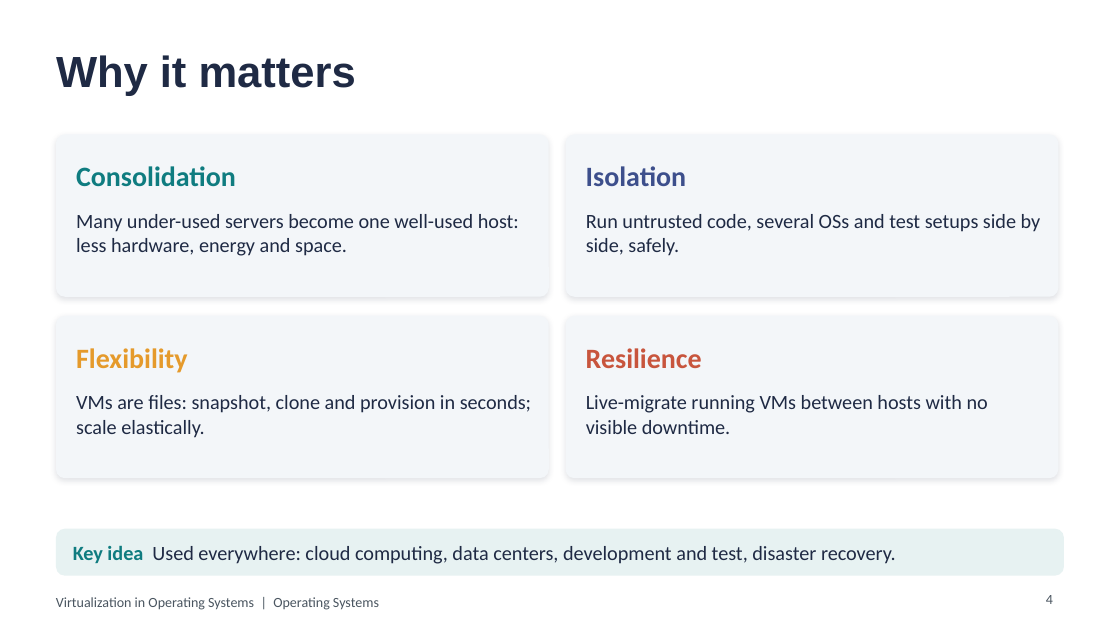
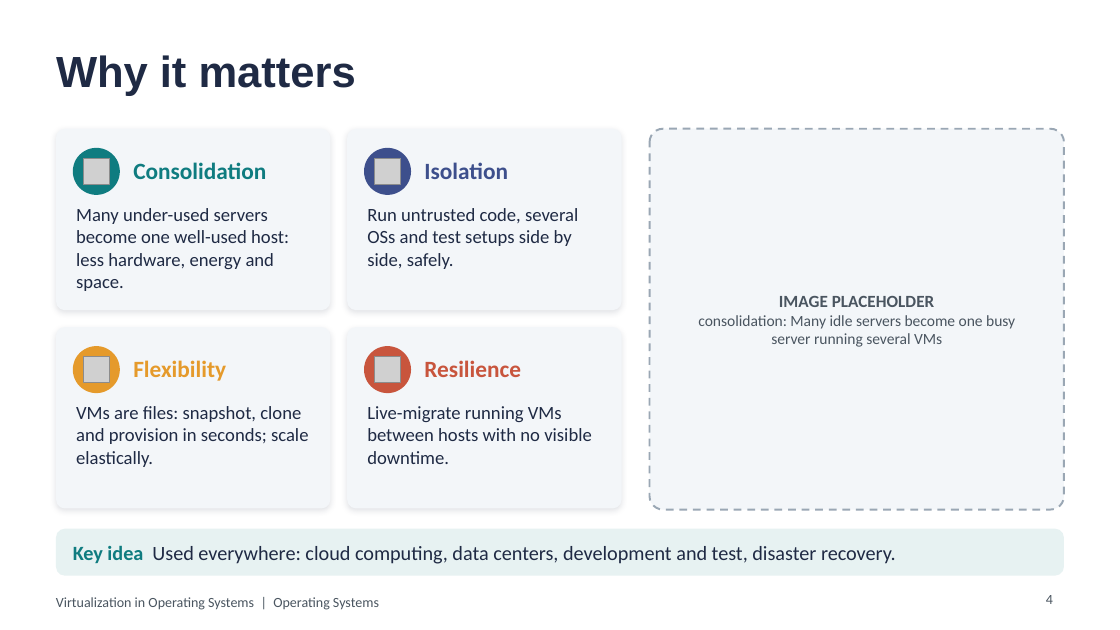
Before and after one commit to aliyassine22/OS-Virtualization, a slide deck: slide 4 of presentation/powerpoint/Virtualization_in_OS.pptx. Drawn at 1120x630 pixels with LibreOffice and Linux fonts; fonts in the diff are those of the drawing; grey boxes stand for pictures. Boxes give left, top, right and bottom in pixels: in the first picture for what was removed or moved away, otherwise in the second. Text is boxed around its words. In the diff, an @@ line names an element or a change of style, - is before the commit and + after.

```diff
--- a/presentation/powerpoint/Virtualization_in_OS.pptx
+++ b/presentation/powerpoint/Virtualization_in_OS.pptx
@@ rounded rectangle: place and size @@
-rounded rectangle at (56, 134, 549, 297)
+rounded rectangle at (56, 129, 330, 310)
@@ rounded rectangle at (56, 129, 330, 310): proportions changed @@
@@ ellipse added at (73, 148, 120, 195), fill #0F7C80 @@
@@ text "Consolidation": place and size @@
-text "Consolidation" at (76, 166, 236, 187)
+text "Consolidation" at (133, 162, 266, 179)
@@ rounded rectangle added at (347, 129, 622, 310), fill #F3F6F9 @@
@@ ellipse added at (364, 148, 411, 195), fill #3D4F8C @@
@@ text "Isolation": place and size @@
-text "Isolation" at (586, 166, 686, 186)
+text "Isolation" at (424, 162, 508, 179)
@@ rounded rectangle removed at (566, 134, 1058, 297) @@
@@ rounded rectangle added at (650, 129, 1064, 510), fill #F3F6F9, outline #9AA7B4 1.25 pt dashed @@
@@ picture added at (83, 158, 110, 185) @@
@@ picture added at (374, 158, 401, 185) @@
@@ text "Run untrusted code, several OSs ...": place and size @@
-text "Run untrusted code, several OSs ..." at (586, 214, 1041, 256)
+text "Run untrusted code, several OSs ..." at (367, 208, 578, 269)
@@ text added at (698, 296, 1015, 347), 10 pt, text #4A5560 @@
+IMAGE PLACEHOLDER
+consolidation: Many idle servers become one busy server running several VMs
@@ rounded rectangle at (56, 327, 330, 508): proportions changed @@
@@ rounded rectangle: place and size @@
-rounded rectangle at (56, 316, 549, 478)
+rounded rectangle at (56, 327, 330, 508)
@@ rounded rectangle added at (347, 327, 622, 508), fill #F3F6F9 @@
@@ rounded rectangle removed at (566, 316, 1058, 478) @@
@@ ellipse added at (73, 346, 120, 393), fill #E59A2B @@
@@ picture added at (83, 356, 110, 383) @@
@@ text "Flexibility": place and size @@
-text "Flexibility" at (76, 348, 188, 373)
+text "Flexibility" at (133, 360, 226, 381)
@@ ellipse added at (364, 346, 411, 393), fill #C8553D @@
@@ picture added at (374, 356, 401, 383) @@
@@ size 18 to 15 pt in 4 elements at (133, 162, 266, 179), (133, 360, 226, 381), (424, 162, 508, 179), (424, 360, 521, 377) @@
@@ text "Resilience": place and size @@
-text "Resilience" at (586, 348, 702, 368)
+text "Resilience" at (424, 360, 521, 377)
@@ text "VMs are files: snapshot, clone ...": place and size @@
-text "VMs are files: snapshot, clone ..." at (76, 395, 531, 438)
+text "VMs are files: snapshot, clone ..." at (76, 406, 308, 467)
@@ size 13 to 12 pt in 4 elements at (76, 208, 289, 291), (76, 406, 308, 467), (367, 208, 578, 269), (367, 406, 592, 464) @@
@@ text "Live-migrate running VMs between hosts ...": place and size @@
-text "Live-migrate running VMs between hosts ..." at (586, 395, 988, 434)
+text "Live-migrate running VMs between hosts ..." at (367, 406, 592, 464)
```
Also in this commit, not shown: 14 other slides changed, 26 other files.
